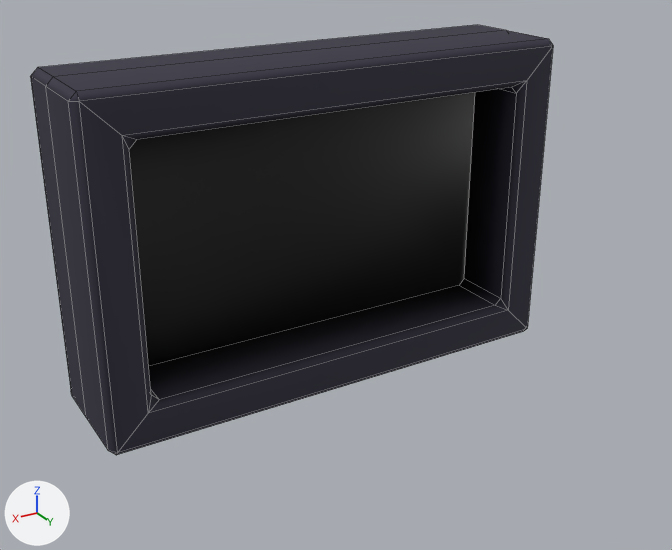
Renders of the FBX model Assets/Art/Mesh/Static/Buildings/SM_Ventilation_02.fbx from each side of a commit.
Before and after are seen from a camera (50 mm lens) standing at (2.64, 4.27, 2.92) and looking at (0.08, 0.0, 0.78). Every picture has the same lights, and +X, +Y and +Z are marked at lower left. Mesh edges are drawn as thin lines. Where no turn or scale is listed for an object, it has been applied to the vertices.

The older version as bpy lines, for what is in view:
```python
me_cube_001 = bpy.data.meshes.new('Cube.001')
me_cube_001.from_pydata(...)  # 240 vertices, 251 faces; spans x -1.5..1.5, y -0.83..0.0, z 0.0..2.0
# faces by material slot: [250, 1]
me_cube_001.materials.append(mat_m_vent_02)  # dark blue #333141
me_cube_001.materials.append(mat_m_vent_02_void)  # black #000000
ob_sm_vent_02 = bpy.data.objects.new('SM_Vent_02', me_cube_001)
ob_sm_vent_02.location = (0.0, 0.0, 0.0)
```
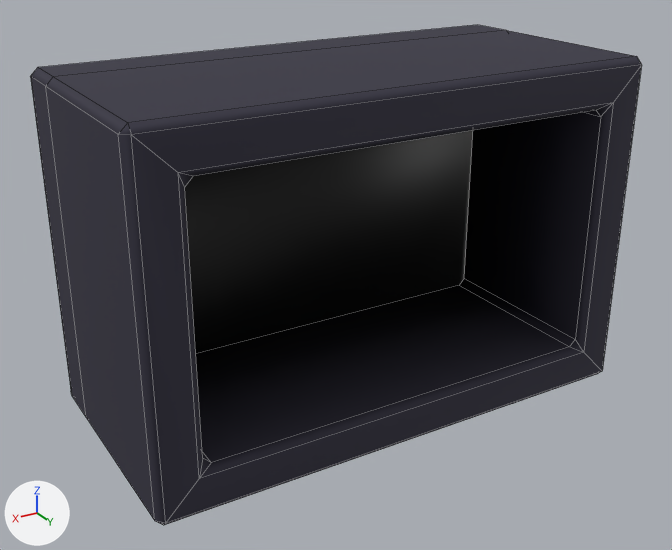
The newer file is also turned or shifted as a whole; pictures and numbers use the older file's frame.

What changed in the scene script:
```text
Change me_cube_001:
    where me_cube_001.from_pydata(...)  # 240 vertices, 251 faces; spans x -1.5..1.5, y -0.83..0.0, z 0.0..2.0
    used by ob_sm_vent_02; location = (0.0, 0.0, 0.0)
    me_cube_001 part 1: all 24 vertices in x -1.5..1.5, y -0.04..0.0, z 0.0..2.0 are moved by (0.0, 0.7, 0.0)
```

Location of each change, [x1, y1, x2, y2] in pixels of the pictures (672 x 550 px; the box of a moved part takes in the faces that stretch with it):
'SM_Vent_02', reshaped (17% wider, 16% taller)
    before: [30, 25, 553, 455]
    after: [30, 25, 641, 525]
part 1 of me_cube_001, moved or reshaped
    before: [65, 37, 553, 455]
    after: [65, 37, 641, 525]
